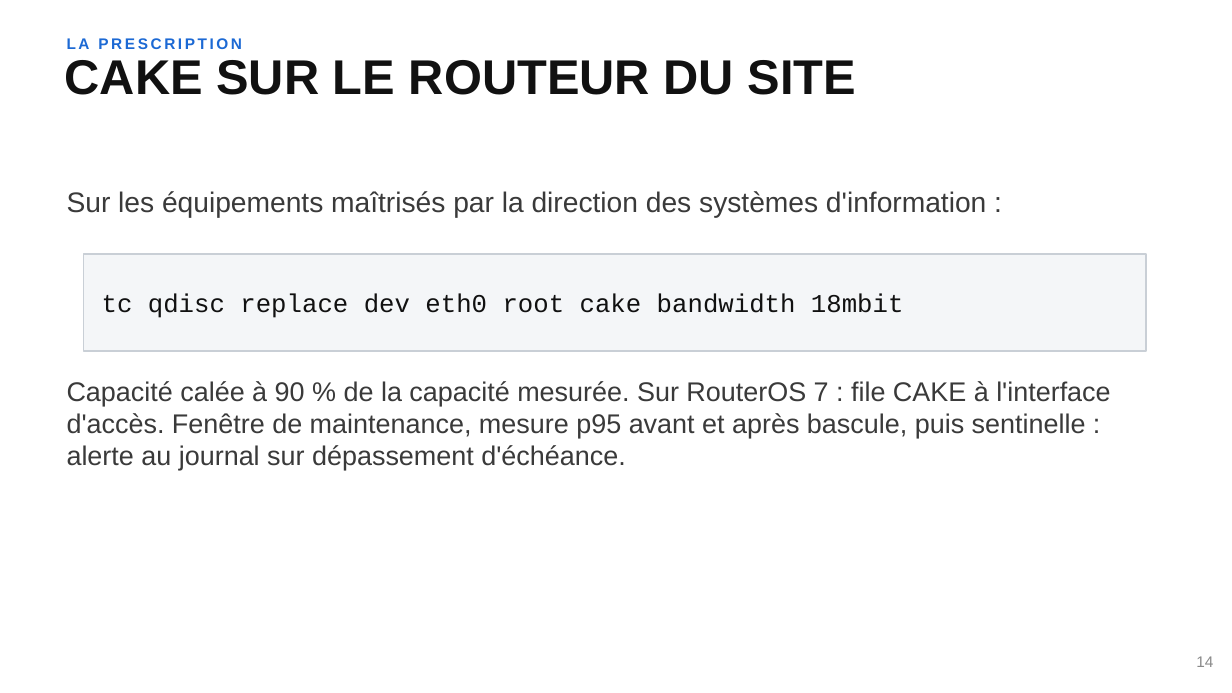
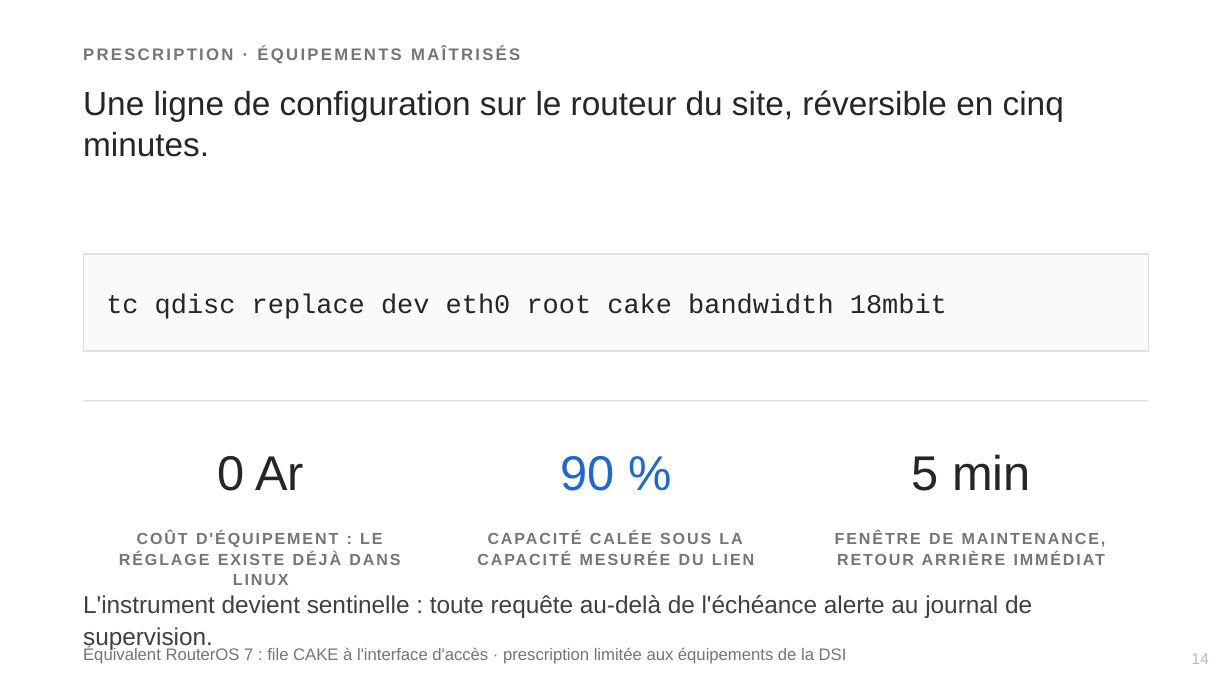
Before and after one commit to Realms4239/cgo, a slide deck: slide 14 of book/soutenance.pptx. Drawn at 1232x693 pixels with LibreOffice and Linux fonts; fonts in the diff are those of the drawing. Boxes give left, top, right and bottom in pixels: in the first picture for what was removed or moved away, otherwise in the second. Text is boxed around its words. In the diff, an @@ line names an element or a change of style, - is before the commit and + after.

```diff
--- a/book/soutenance.pptx
+++ b/book/soutenance.pptx
@@ text at (83, 46, 520, 63): text changed; size 12 to 13 pt; text colour #1C69D4 to #757575 @@
-LA PRESCRIPTION
+PRESCRIPTION · ÉQUIPEMENTS MAÎTRISÉS
@@ text at (83, 90, 1064, 157): text changed; size 38 to 26 pt; text colour #111111 to #262626; bold off @@
-CAKE SUR LE ROUTEUR DU SITE
+Une ligne de configuration sur le routeur du site, réversible en cinq minutes.
@@ text removed at (67, 191, 986, 218) @@
-Sur les équipements maîtrisés par la direction des systèmes d'information :
@@ rectangle at (83, 254, 1149, 351): fill #F4F6F8 to #FAFAFA; outline #C9CFD6 1 pt to #E0E0E0 1 pt @@
@@ text "tc qdisc replace dev eth0 ..." at (106, 294, 947, 319): size 20 to 21 pt, text colour #111111 to #262626 @@
@@ rectangle added at (83, 400, 1149, 401), fill #E0E0E0 @@
@@ text "0 Ar" at (217, 456, 304, 491): vertical alignment top to middle @@
@@ text at (217, 456, 304, 491): text changed; size 21 to 38 pt; text colour #3A3A3A to #262626 @@
-Capacité calée à 90 % de la capacité mesurée. Sur RouterOS 7 : file CAKE à l'interface d'accès. Fenêtre de maintenance, mesure p95 avant et après bascule, puis sentinelle : alerte au journal sur dépassement d'échéance.
+0 Ar
@@ text added at (560, 456, 614, 491), 38 pt, text #1C69D4 @@
+90 %
@@ text added at (911, 454, 1031, 491), 38 pt, text #262626 @@
+5 min
@@ text added at (119, 531, 400, 585), 12.5 pt, text #757575, bold @@
+COÛT D'ÉQUIPEMENT : LE RÉGLAGE EXISTE DÉJÀ DANS LINUX
@@ text added at (835, 531, 1106, 547), 12.5 pt, text #757575, bold @@
+FENÊTRE DE MAINTENANCE, RETOUR ARRIÈRE IMMÉDIAT
@@ text added at (83, 595, 1032, 651), 19 pt, text #404040 @@
+L'instrument devient sentinelle : toute requête au-delà de l'échéance alerte au journal de supervision.
@@ text added at (83, 647, 847, 664), 13 pt, text #757575 @@
+Équivalent RouterOS 7 : file CAKE à l'interface d'accès · prescription limitée aux équipements de la DSI
@@ text added at (801, 648, 814, 660), 12.5 pt, text #757575, bold @@
+CAPACITÉ CALÉE SOUS LA CAPACITÉ MESURÉE DU LIEN
@@ text "14" at (1192, 654, 1209, 664): text colour #8A8A8A to #B9B9B9 @@
```
Also in this commit, not shown: 20 other slides changed, 5 slides added, 5 slides removed, 4 other files.
